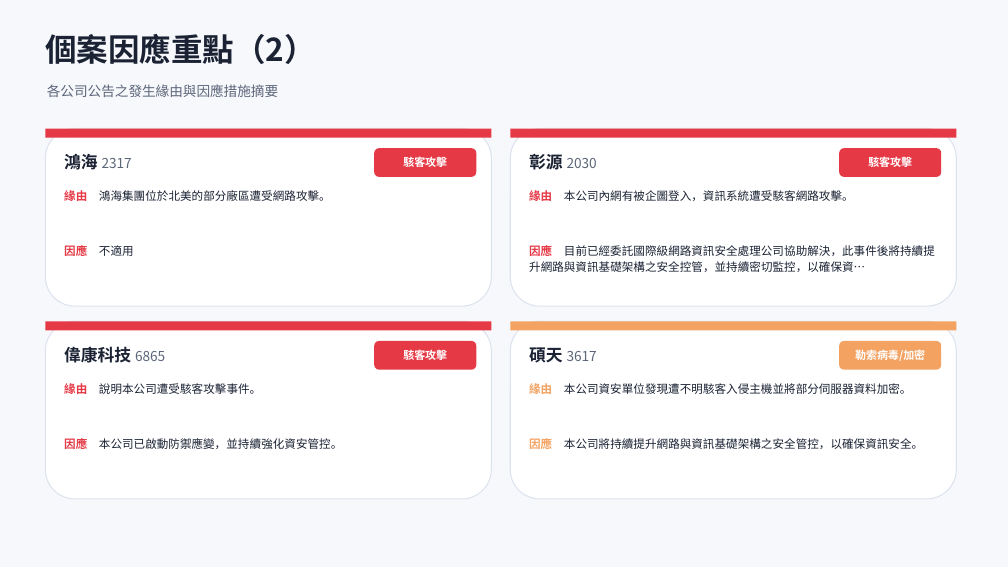
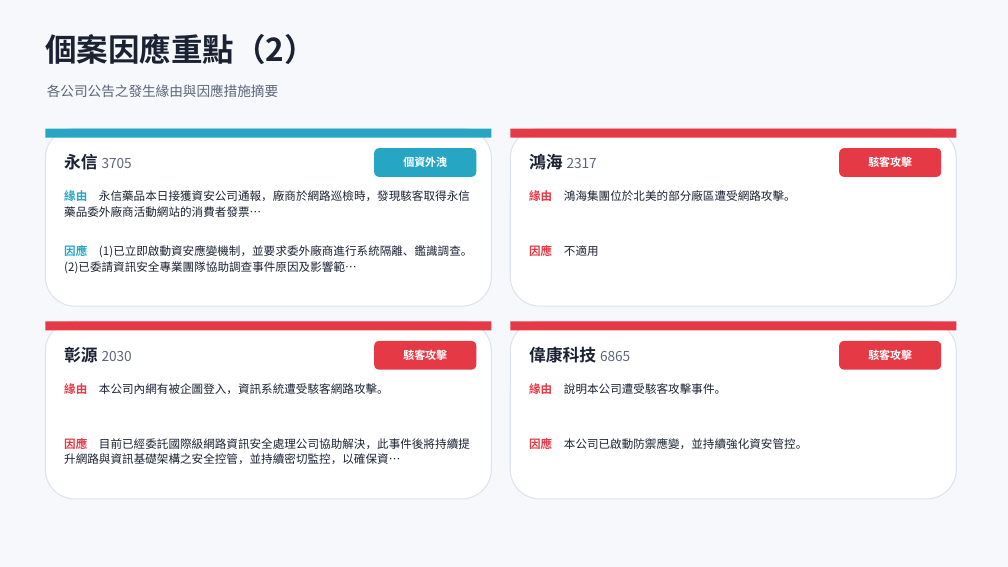
Before and after one commit to Johnnylin77/mops-isec-monitor, a slide deck: slide 7 of 資安事件因應分析.pptx. Drawn at 1008x567 pixels with LibreOffice and Linux fonts; fonts in the diff are those of the drawing. Boxes give left, top, right and bottom in pixels: in the first picture for what was removed or moved away, otherwise in the second. Text is boxed around its words. In the diff, an @@ line names an element or a change of style, - is before the commit and + after.

```diff
--- a/資安事件因應分析.pptx
+++ b/資安事件因應分析.pptx
@@ rectangle at bbox=[45, 129, 492, 138]: fill #E63946 to #27A6C4 @@
@@ rounded rectangle at bbox=[374, 148, 476, 177]: fill #E63946 to #27A6C4 @@
@@ text at bbox=[64, 154, 132, 170]: text changed @@
-鴻海 2317
+永信 3705
@@ text at bbox=[403, 157, 447, 167]: text changed @@
-駭客攻擊
+個資外洩
@@ text at bbox=[529, 154, 597, 170]: text changed @@
-彰源 2030
+鴻海 2317
@@ text at bbox=[64, 190, 470, 217]: text changed @@
-緣由 鴻海集團位於北美的部分廠區遭受網路攻擊。
+緣由 永信藥品本日接獲資安公司通報，廠商於網路巡檢時，發現駭客取得永信藥品委外廠商活動網站的消費者發票…
@@ text at bbox=[529, 190, 796, 201]: text changed @@
-緣由 本公司內網有被企圖登入，資訊系統遭受駭客網路攻擊。
+緣由 鴻海集團位於北美的部分廠區遭受網路攻擊。
@@ text at bbox=[64, 243, 472, 273]: text changed @@
-因應 不適用
+因應 (1)已立即啟動資安應變機制，並要求委外廠商進行系統隔離、鑑識調查。(2)已委請資訊安全專業團隊協助調查事件原因及影響範…
@@ text at bbox=[529, 243, 599, 259]: text changed @@
-因應 目前已經委託國際級網路資訊安全處理公司協助解決，此事件後將持續提升網路與資訊基礎架構之安全控管，並持續密切監控，以確保資…
+因應 不適用
@@ rectangle at bbox=[510, 321, 957, 330]: fill #F4A261 to #E63946 @@
@@ text at bbox=[64, 347, 132, 363]: text changed; size 16 to 13 pt; text colour #1A2233 to #5C6679; bold off @@
-偉康科技 6865
+彰源 2030
@@ text at bbox=[529, 347, 630, 363]: text changed; size 13 to 16 pt; text colour #5C6679 to #1A2233; bold on @@
-碩天 3617
+偉康科技 6865
@@ rounded rectangle at bbox=[839, 341, 941, 370]: fill #F4A261 to #E63946 @@
@@ text at bbox=[868, 348, 912, 363]: text changed @@
-勒索病毒/加密
+駭客攻擊
@@ text at bbox=[64, 383, 389, 394]: text changed @@
-緣由 說明本公司遭受駭客攻擊事件。
+緣由 本公司內網有被企圖登入，資訊系統遭受駭客網路攻擊。
@@ text at bbox=[529, 383, 726, 394]: text changed @@
-緣由 本公司資安單位發現遭不明駭客入侵主機並將部分伺服器資料加密。
+緣由 說明本公司遭受駭客攻擊事件。
@@ text at bbox=[64, 436, 470, 464]: text changed @@
-因應 本公司已啟動防禦應變，並持續強化資安管控。
+因應 目前已經委託國際級網路資訊安全處理公司協助解決，此事件後將持續提升網路與資訊基礎架構之安全控管，並持續密切監控，以確保資…
@@ text at bbox=[529, 436, 807, 452]: text changed @@
-因應 本公司將持續提升網路與資訊基礎架構之安全管控，以確保資訊安全。
+因應 本公司已啟動防禦應變，並持續強化資安管控。
```
Also in this commit, not shown: 5 other slides changed, 1 slide added, 2 other files.
